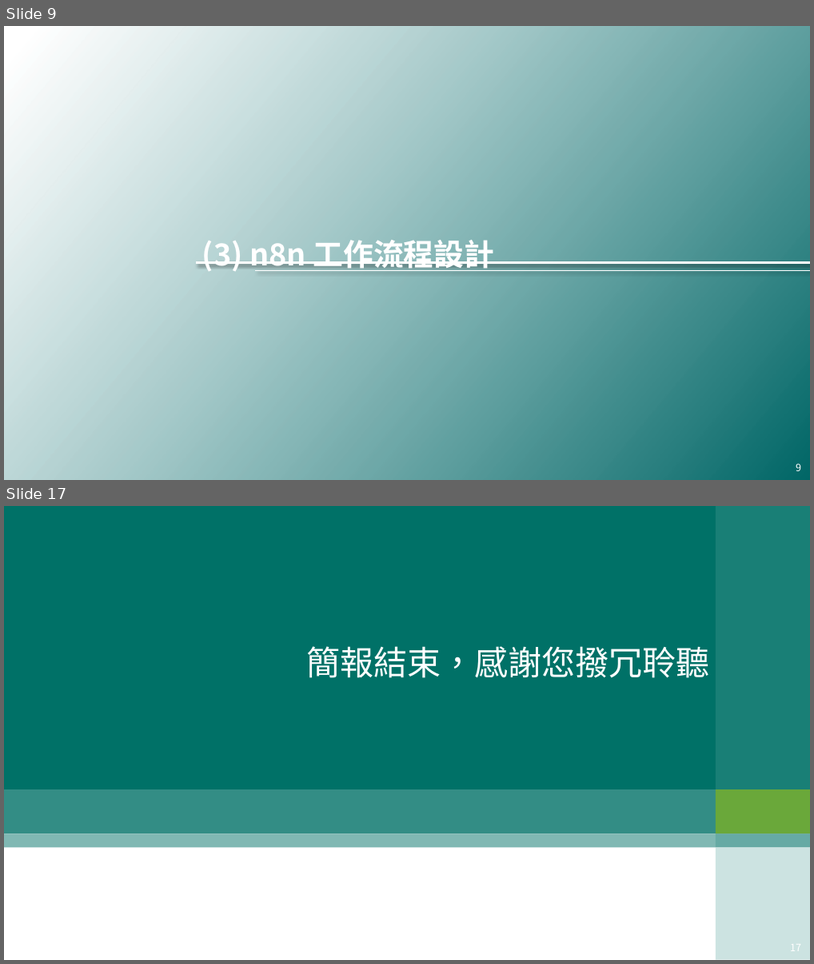
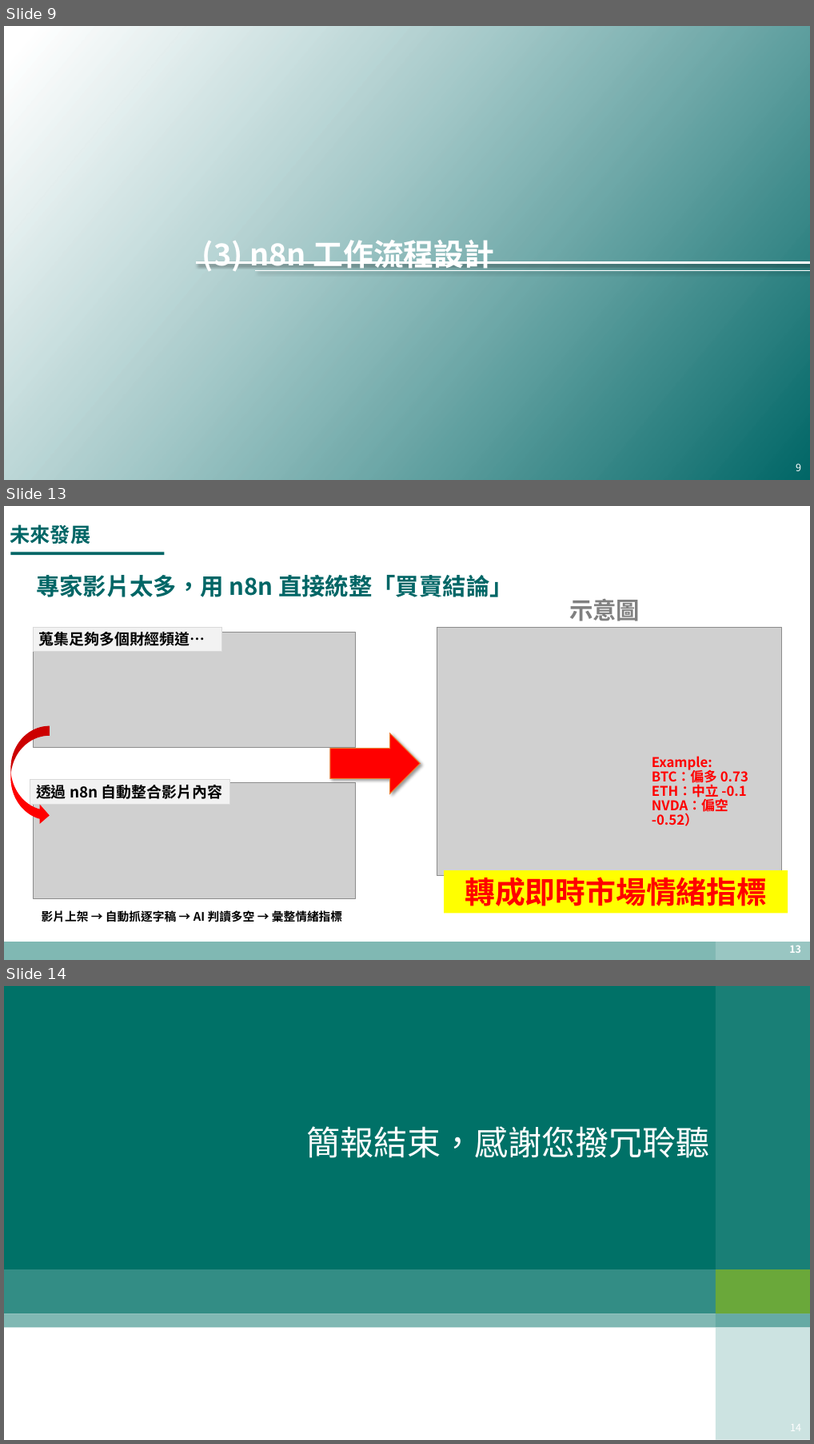
Before and after one commit to 43903687/Data_for_CTBC, a slide deck: 20251104_n8n報告.pptx. Shown one above the other, each under a label of ours: slides 9 and 17 before the commit, slides 9, 13 and 14 after it; the slides between them are not shown. The pictures are 814x964 and 814x1444 pixels, drawn with LibreOffice and Linux fonts; fonts in the diff are those of the drawing; grey boxes stand for pictures; background and template pictures are left out. Boxes give left, top, right and bottom in pixels: in the first picture for what was removed or moved away, otherwise in the second. Text is boxed around its words. In the diff, an @@ line names an element or a change of style, - is before the commit and + after.

```diff
--- a/20251104_n8n報告.pptx
+++ b/20251104_n8n報告.pptx
@@ slide 13 added at (x1=4, y1=506, x2=810, y2=960), background #FFFFFF @@
@@ text added at (x1=10, y1=524, x2=91, y2=544), 24 pt, text #006666, bold @@
+未來發展
@@ rectangle added at (x1=10, y1=552, x2=164, y2=555), fill #006666 @@
@@ text added at (x1=36, y1=575, x2=514, y2=597), 28 pt, text #006666, bold @@
+專家影片太多，用 n8n 直接統整「買賣結論」
@@ text added at (x1=570, y1=599, x2=640, y2=621), 28 pt, text #808080, bold @@
+示意圖
@@ rectangle added at (x1=33, y1=627, x2=222, y2=651), fill #F2F2F2, outline #D9D9D9 0.75 pt, 18 pt, text #000000, bold @@
+蒐集足夠多個財經頻道…
@@ picture added at (x1=34, y1=632, x2=355, y2=747) @@
@@ picture added at (x1=438, y1=627, x2=782, y2=876) @@
@@ curved right arrow added at (x1=10, y1=725, x2=50, y2=825), fill #FF0000 @@
@@ right arrow added at (x1=330, y1=733, x2=421, y2=793), fill #FF0000, outline #ED7D31 1 pt @@
@@ title added at (x1=652, y1=756, x2=749, y2=826), 16 pt, text #FF0000, bold @@
+Example:
+BTC：偏多 0.73
+ETH：中立 -0.1
+NVDA：偏空 -0.52）
@@ rectangle added at (x1=30, y1=780, x2=230, y2=804), fill #F2F2F2, outline #D9D9D9 0.75 pt, 18 pt, text #000000, bold @@
+透過 n8n 自動整合影片內容
@@ picture added at (x1=33, y1=782, x2=356, y2=898) @@
@@ rectangle added at (x1=445, y1=870, x2=789, y2=913), fill #FFFF00, 36 pt, text #FF0000, bold @@
+轉成即時市場情緒指標
@@ text added at (x1=42, y1=909, x2=342, y2=924), 14 pt, text #000000, bold @@
+影片上架 → 自動抓逐字稿 → AI 判讀多空 → 彙整情緒指標
@@ rectangle added at (x1=4, y1=941, x2=810, y2=960), fill #80B8B3 @@
@@ rectangle added at (x1=716, y1=941, x2=810, y2=960), fill #99C6C2 @@
@@ page number added at (x1=790, y1=945, x2=802, y2=952), 12 pt, text #FFFFFF, bold @@
+13
@@ what was slide 17 is now slide 14 @@
@@ page number at (x1=756, y1=1419, x2=808, y2=1436): text changed @@
-17
+14
```
Also in this commit, not shown: 4 slides changed, 2 other slides added, 6 slides removed, 1 other file.
